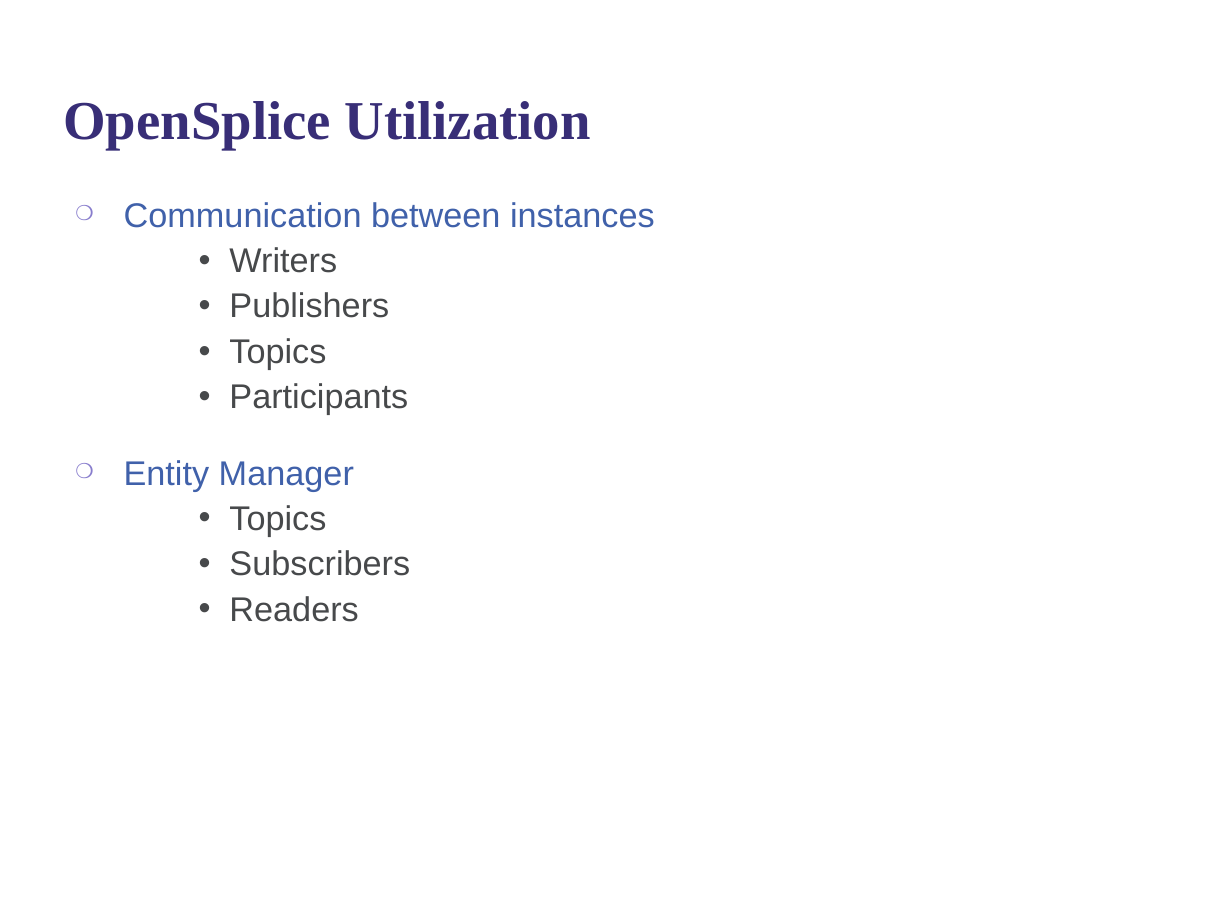
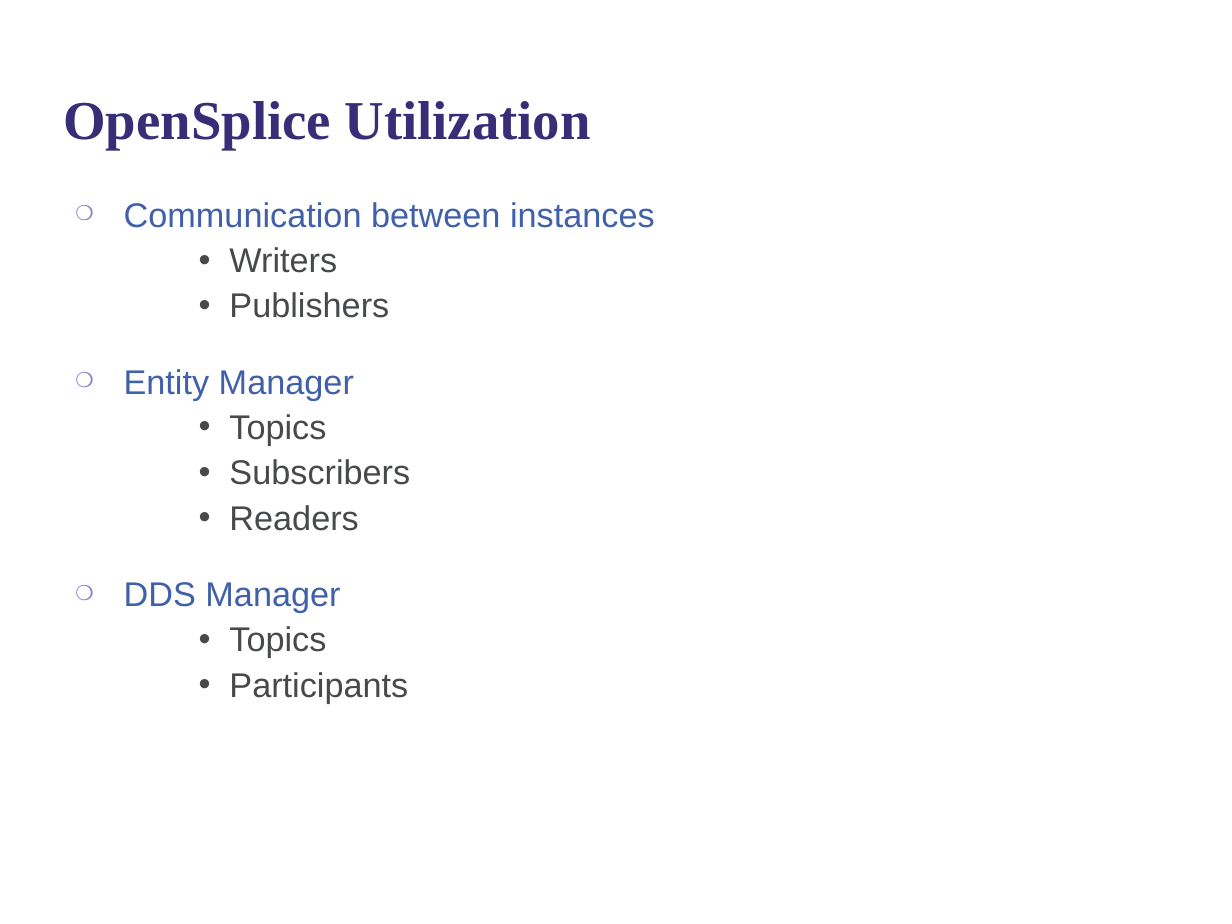
Before and after one commit to kngu9/SuperChat3310, a slide deck: slide 3 of Our SuperChat.pptx. Drawn at 1232x924 pixels with LibreOffice and Linux fonts; fonts in the diff are those of the drawing; background and template pictures are left out. Boxes give left, top, right and bottom in pixels: in the first picture for what was removed or moved away, otherwise in the second. Text is boxed around its words. In the diff, an @@ line names an element or a change of style, - is before the commit and + after.

```diff
--- a/Our SuperChat.pptx
+++ b/Our SuperChat.pptx
@@ text at bbox=[229, 338, 408, 415]: paragraphs removed @@
-    • Topics
-    • Participants
@@ text at bbox=[124, 582, 408, 703]: paragraphs added @@
+❍ DDS Manager
+    • Topics
+    • Participants
```
